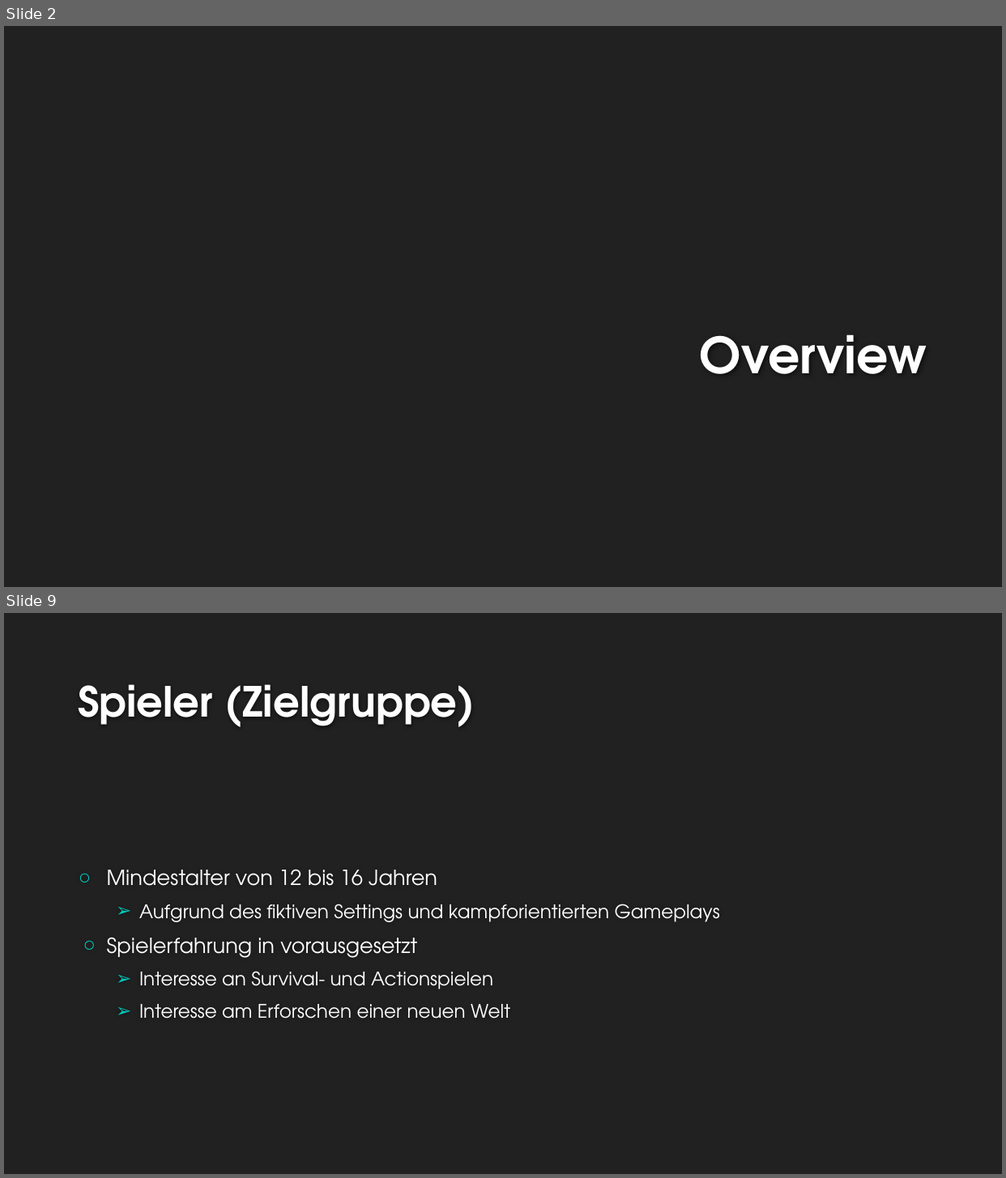
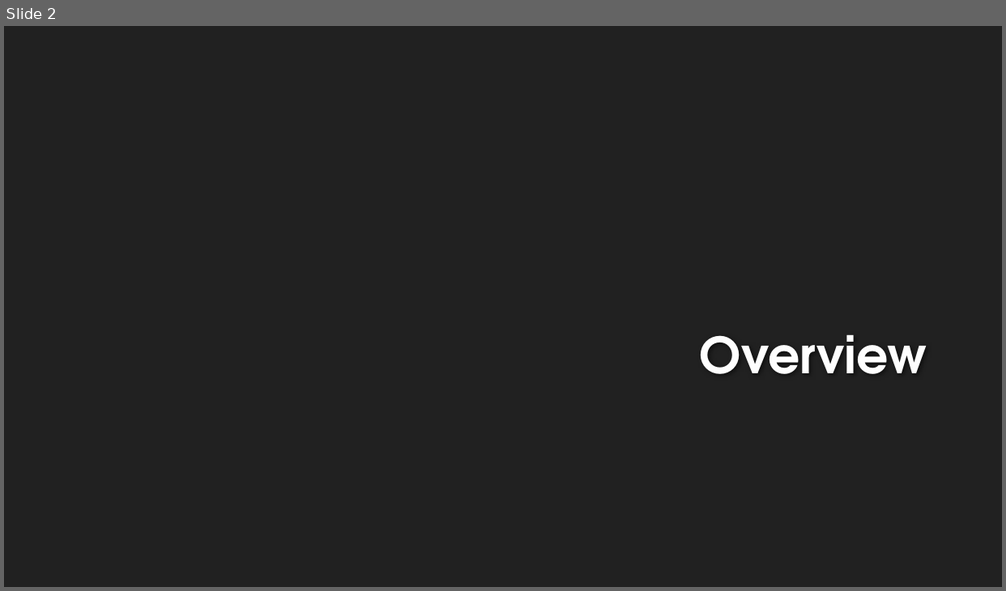
Before and after one commit to EmKaCe/DoctorWhy, a slide deck: Information/Präsentation.pptx. Shown one above the other, each under a label of ours: slides 2 and 9 before the commit, slide 2 after it; the slides between them are not shown. The pictures are 1006x1178 and 1006x591 pixels, drawn with LibreOffice and Linux fonts; fonts in the diff are those of the drawing; background and template pictures are left out. Boxes give left, top, right and bottom in pixels: in the first picture for what was removed or moved away, otherwise in the second. Text is boxed around its words. In the diff, an @@ line names an element or a change of style, - is before the commit and + after.

```diff
--- a/Information/Präsentation.pptx
+++ b/Information/Präsentation.pptx
@@ slide 9 removed at (4, 613, 1002, 1174), background #212121 @@
@@ title removed at (78, 684, 475, 727) @@
-Spieler (Zielgruppe)
@@ text removed at (107, 869, 720, 1019) @@
-○ Mindestalter von 12 bis 16 Jahren
-  ➢ Aufgrund des fiktiven Settings und kampforientierten Gameplays
-○ Spielerfahrung in vorausgesetzt
-  ➢ Interesse an Survival- und Actionspielen
-  ➢ Interesse am Erforschen einer neuen Welt
```
Also in this commit, not shown: 3 slides changed, 12 slides added, 17 other slides removed.
